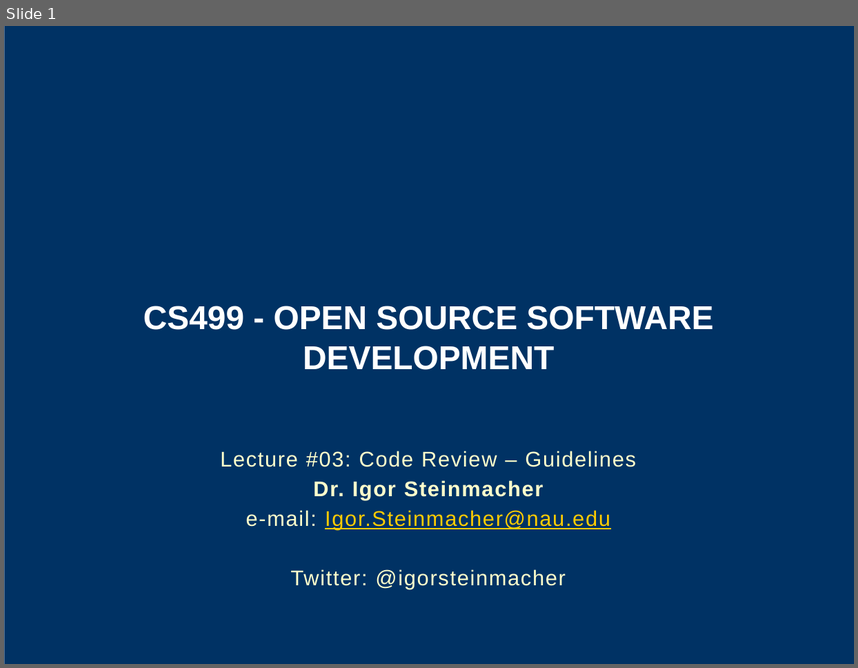
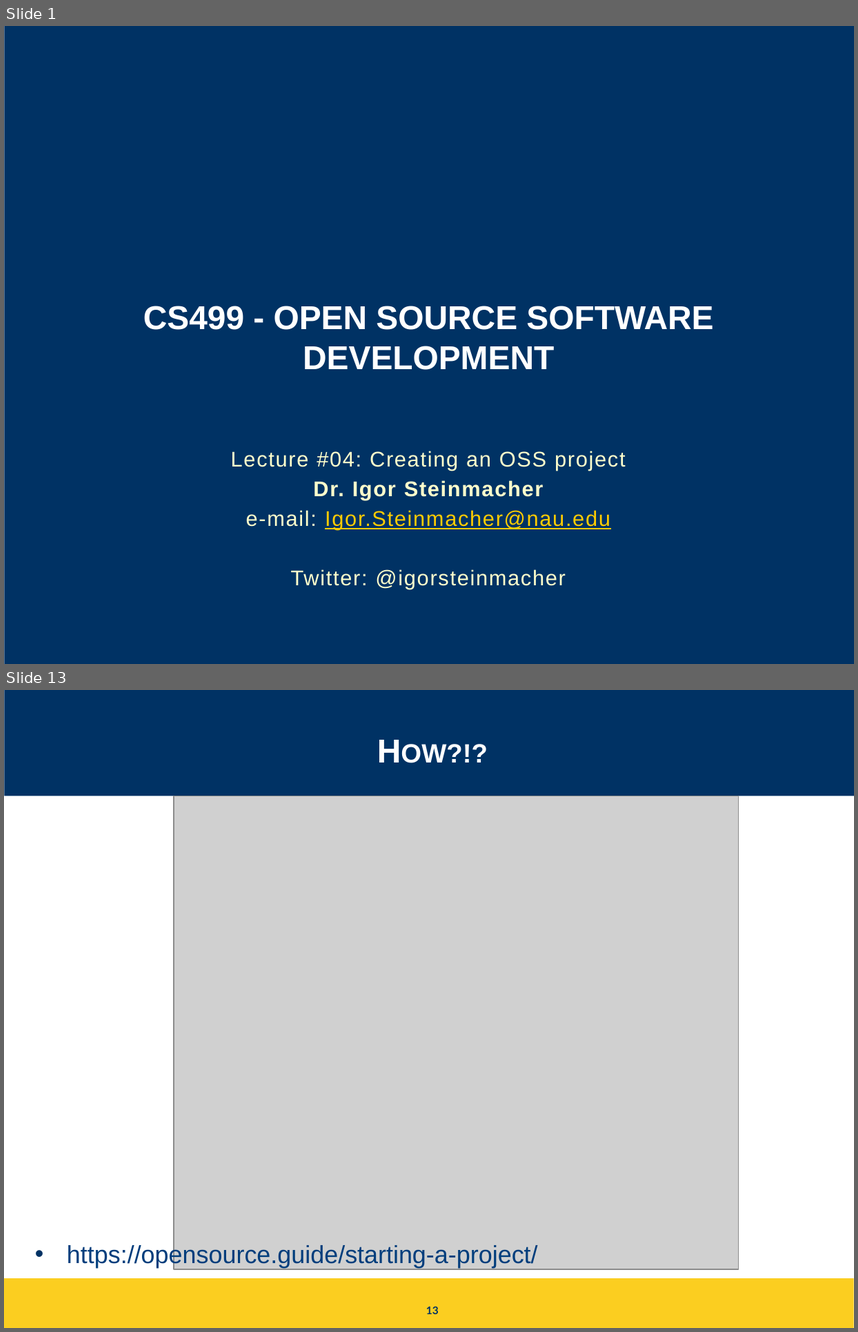
Before and after one commit to igorsteinmacher/SL-UTFPR-2021, a slide deck: notes/Lecture_05.pptx. Shown one above the other, each under a label of ours: slide 1 before the commit, slides 1 and 13 after it; the slides between them are not shown. The pictures are 858x668 and 858x1332 pixels, drawn with LibreOffice and Linux fonts; fonts in the diff are those of the drawing; grey boxes stand for pictures; background and template pictures are left out. Boxes give left, top, right and bottom in pixels: in the first picture for what was removed or moved away, otherwise in the second. Text is boxed around its words. In the diff, an @@ line names an element or a change of style, - is before the commit and + after.

Commit message:
Adding Lecture about creating an OSS proj

```diff
--- a/notes/Lecture_05.pptx
+++ b/notes/Lecture_05.pptx
@@ slide 13 added at <box>4,690,854,1328</box>, background #FFFFFF @@
@@ rectangle added at <box>4,690,854,796</box>, fill #003264 @@
@@ title added at <box>47,704,818,796</box>, 28 pt, text #FFFFFF, bold, small capitals @@
+How?!?
@@ rectangle added at <box>4,797,854,834</box>, fill #FFFFFF @@
@@ picture added at <box>174,796,738,1269</box> @@
@@ text added at <box>67,1243,538,1268</box>, 21 pt, text #003D7C @@
+• https://opensource.guide/starting-a-project/
@@ rectangle added at <box>4,1279,854,1328</box>, fill #FBCE20 @@
@@ page number added at <box>426,1305,439,1314</box>, 9 pt, text #003264, bold @@
+13
@@ slide 1 changed as well @@
@@ subtitle at <box>231,450,625,470</box>: text changed @@
-Lecture #03: Code Review – Guidelines
+Lecture #04: Creating an OSS project
```
Also in this commit, not shown: 5 other slides changed, 15 other slides added, 4 slides removed, 1 other file.
